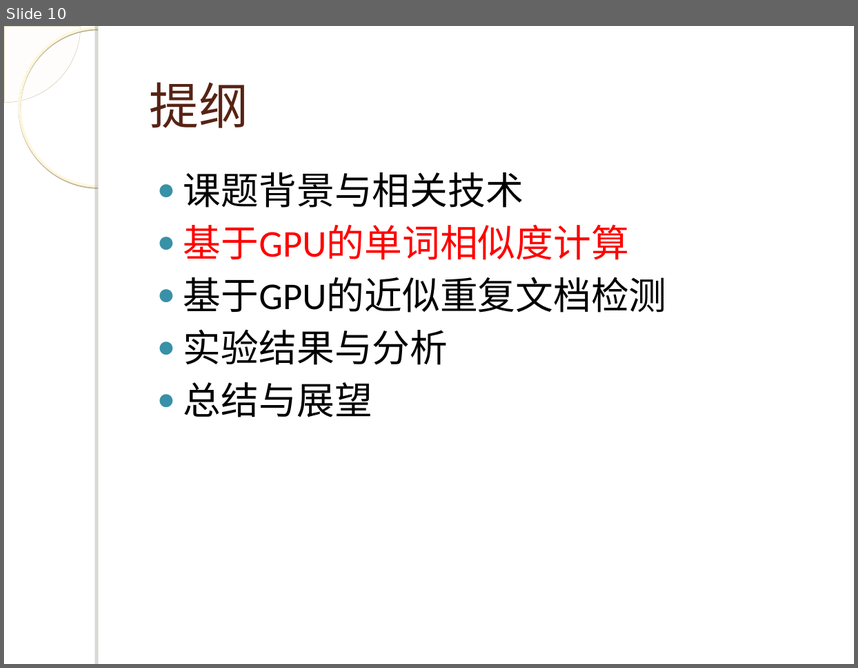
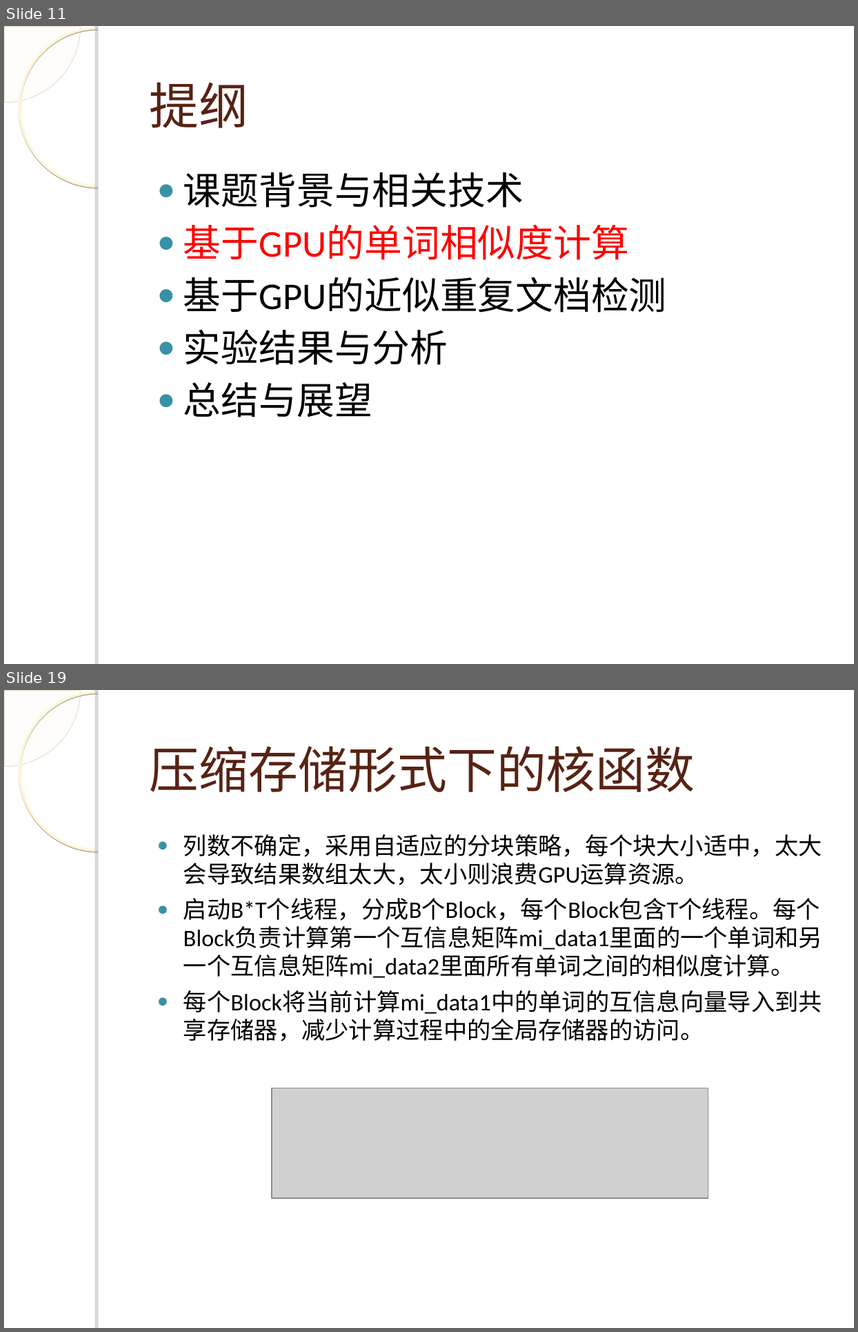
Before and after one commit to WangJunqiao/Tech-Study, a slide deck: 答辩.ppt. Shown one above the other, each under a label of ours: slide 10 before the commit, slides 11 and 19 after it; the slides between them are not shown. The pictures are 858x668 and 858x1332 pixels, drawn with LibreOffice and Linux fonts; fonts in the diff are those of the drawing; grey boxes stand for pictures; background and template pictures are left out. Boxes give left, top, right and bottom in pixels: in the first picture for what was removed or moved away, otherwise in the second. Text is boxed around its words. In the diff, an @@ line names an element or a change of style, - is before the commit and + after.

```diff
--- a/答辩.ppt
+++ b/答辩.ppt
@@ slide 19 added at (4,690,854,1328), background picture (left out); not listed: 4 template elements that a slide beside it also shows @@
@@ title added at (150,746,695,792), 42 pt, text #572314 @@
+压缩存储形式下的核函数
@@ text added at (183,834,822,1041), 20 pt, text #000000 @@
+● 列数不确定，采用自适应的分块策略，每个块大小适中，太大会导致结果数组太大，太小则浪费GPU运算资源。
+● 启动B*T个线程，分成B个Block，每个Block包含T个线程。每个Block负责计算第一个互信息矩阵mi_data1里面的一个单词和另一个互信息矩阵mi_data2里面所有单词之间的相似度计算。
+● 每个Block将当前计算mi_data1中的单词的互信息向量导入到共享存储器，减少计算过程中的全局存储器的访问。
@@ picture added at (272,1088,708,1198) @@
@@ what was slide 10 is now slide 11 @@
```
Also in this commit, not shown: 4 slides changed, 24 other slides added, 1 slide removed, 1 other file.
